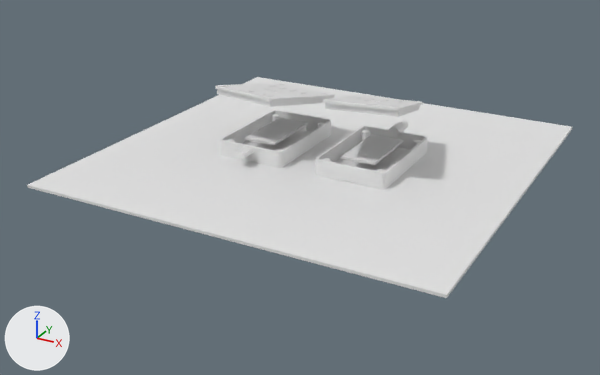
Before and after pictures for a commit that changed the Blender file enclosure/techxpasskey_enclosures.blend.
The view is the same before and after, from a 50 mm camera at (264.0, -517.0, 226.0) aimed at (-7.0, -25.0, -20.0). The lights are fixed; the arrows at lower left show +X, +Y and +Z. The first picture is the older version.

Names of what the first picture shows: 'dc_stub', 'ground', 'key_base', 'key_lid', 'main_base', 'main_lid', 'pcb_key', 'pcb_main', 'usb_stub'.
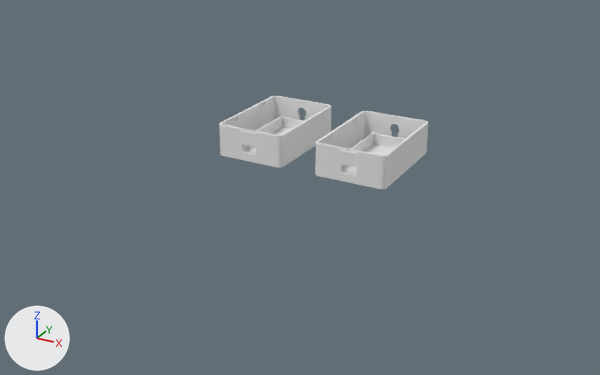
Commit message: feat(enclosure): switch lid to snap-fit clips with pry notch

What differs and where, as boxes [x1, y1, x2, y2] in the pictures (600 x 375 px):
'ground', hidden
    before: [27, 77, 573, 298]
'key_base', reshaped, moved
    before: [315, 126, 427, 189]
    after: [315, 111, 428, 189]
'main_base', reshaped, moved
    before: [220, 110, 331, 168]
    after: [219, 96, 332, 168]
'main_lid', hidden
    before: [216, 83, 335, 107]
'key_lid', hidden
    before: [323, 95, 422, 117]
'pcb_key', hidden
    before: [341, 134, 403, 165]
'pcb_main', hidden
    before: [245, 118, 308, 145]
'dc_stub', hidden
    before: [389, 120, 408, 137]
'usb_stub', hidden
    before: [234, 146, 254, 158]
part 1 of me_main_base, built on
    before: [227, 114, 324, 151]
    after: [219, 96, 329, 167]
part 3 of me_key_base, built on
    before: [322, 130, 421, 172]
    after: [316, 111, 428, 189]
part 4 of me_key_lid, cut back
    before: [324, 95, 421, 117]

Diff of the bpy script that builds the scene:
```diff
--- a/enclosure/techxpasskey_enclosures.blend.py
+++ b/enclosure/techxpasskey_enclosures.blend.py
@@ me_main_base @@
-me_main_base.from_pydata(...)  # 1315 vertices, 682 faces; spans x -27.0..27.0, y -40.8..40.8, z -12.0..12.0
+me_main_base.from_pydata(...)  # 322 vertices, 179 faces; spans x -27.0..27.0, y -40.8..40.8, z -12.0..12.0
+# me_main_base part 1: 4 vertices moved from x -14.0..14.0, y 31.0..33.0, z -6.0..-2.0 to x -14.0..14.0, y 31.0..33.0, z -10.0..-2.2; 541 vertices removed from x -24.0..24.0, y -36.0..36.0, z -10.0..10.0; 60 vertices added at x -26.1..26.1, y -40.8..32.0, z -10.0..12.0
+# other edits to the shape of me_main_base do not show in these pictures
 me_main_base.materials.append(mat_main_base)
@@ me_main_lid @@
 # used by ob_main_lid; location = (-40.0, 0.0, 42.0); rotation_euler = (-0.209, 0.0, -0.14), in degrees (-12, 0, -8)
-me_main_lid.from_pydata(...)  # 1498 vertices, 844 faces; spans x -27.0..27.0, y -40.8..40.8, z -5.0..1.3
+me_main_lid.from_pydata(...)  # 791 vertices, 569 faces; spans x -27.0..27.0, y -40.8..40.8, z -7.0..1.3
+# me_main_lid part 2: 13 vertices moved from x -25.0..25.0, y -38.8..38.8, z -5.0..-1.0 to x -25.0..25.0, y -38.8..38.8, z -7.0..-1.0; 1053 vertices removed from x -24.9..24.9, y -38.6..38.6, z -5.0..1.0; 346 vertices added at x -25.9..25.9, y -40.8..38.6, z -7.0..-0.6
 me_main_lid.materials.append(mat_main_lid)
@@ me_key_base @@
-me_key_base.from_pydata(...)  # 1315 vertices, 682 faces; spans x -27.0..27.0, y -40.8..40.8, z -12.0..12.0
+me_key_base.from_pydata(...)  # 322 vertices, 179 faces; spans x -27.0..27.0, y -40.8..40.8, z -12.0..12.0
+# me_key_base part 3: 4 vertices moved from x -14.0..14.0, y 31.0..33.0, z -6.0..-2.0 to x -14.0..14.0, y 31.0..33.0, z -10.0..-2.2; 541 vertices removed from x -24.0..24.0, y -36.0..36.0, z -10.0..10.0; 60 vertices added at x -26.1..26.1, y -40.8..32.0, z -10.0..12.0
+# other edits to the shape of me_key_base do not show in these pictures
 me_key_base.materials.append(mat_key_base)
@@ me_key_lid @@
 # used by ob_key_lid; location = (40.0, 0.0, 46.0); rotation_euler = (-0.244, 0.0, 0.175), in degrees (-14, 0, 10)
-me_key_lid.from_pydata(...)  # 1488 vertices, 829 faces; spans x -27.0..27.0, y -40.8..40.8, z -5.0..1.3
+me_key_lid.from_pydata(...)  # 781 vertices, 554 faces; spans x -27.0..27.0, y -40.8..40.8, z -7.0..1.3
+# me_key_lid part 4: 13 vertices moved from x -25.0..25.0, y -38.8..38.8, z -5.0..-1.0 to x -25.0..25.0, y -38.8..38.8, z -7.0..-1.0; 1053 vertices removed from x -24.9..24.9, y -38.6..38.6, z -5.0..1.0; 346 vertices added at x -25.9..25.9, y -40.8..38.6, z -7.0..-0.6
 me_key_lid.materials.append(mat_key_lid)
@@ ob_main_base @@
 ob_main_base = bpy.data.objects.new('main_base', me_main_base)
-ob_main_base.location = (-40.0, 0.0, 0.0)
+ob_main_base.location = (-40.0, 0.0, 12.0)
@@ ob_main_lid @@
 ob_main_lid = bpy.data.objects.new('main_lid', me_main_lid)
-ob_main_lid.location = (-40.0, 0.0, 42.0)
-ob_main_lid.rotation_euler = (-0.209, 0.0, -0.14)  # degrees (-12, 0, -8)
+ob_main_lid.location = (-40.0, 0.0, 25.0)
+ob_main_lid.hide_render = True
@@ ob_key_base @@
 ob_key_base = bpy.data.objects.new('key_base', me_key_base)
-ob_key_base.location = (40.0, 0.0, 0.0)
+ob_key_base.location = (40.0, 0.0, 12.0)
@@ ob_key_lid @@
 ob_key_lid = bpy.data.objects.new('key_lid', me_key_lid)
-ob_key_lid.location = (40.0, 0.0, 46.0)
-ob_key_lid.rotation_euler = (-0.244, 0.0, 0.175)  # degrees (-14, 0, 10)
+ob_key_lid.location = (40.0, 0.0, 25.0)
+ob_key_lid.hide_render = True
@@ ob_pcb_main @@
 ob_pcb_main.location = (-40.0, 0.0, 10.8)
+ob_pcb_main.hide_render = True
@@ ob_pcb_key @@
 ob_pcb_key.location = (40.0, 0.0, 10.8)
+ob_pcb_key.hide_render = True
@@ ob_usb_stub @@
 ob_usb_stub.location = (-40.0, -47.0, 9.5)
+ob_usb_stub.hide_render = True
@@ ob_dc_stub @@
 ob_dc_stub.rotation_euler = (1.571, 0.0, 0.0)  # degrees (90, 0, 0)
+ob_dc_stub.hide_render = True
@@ ob_ground @@
 ob_ground.location = (0.0, 0.0, -1.0)
+ob_ground.hide_render = True
```
